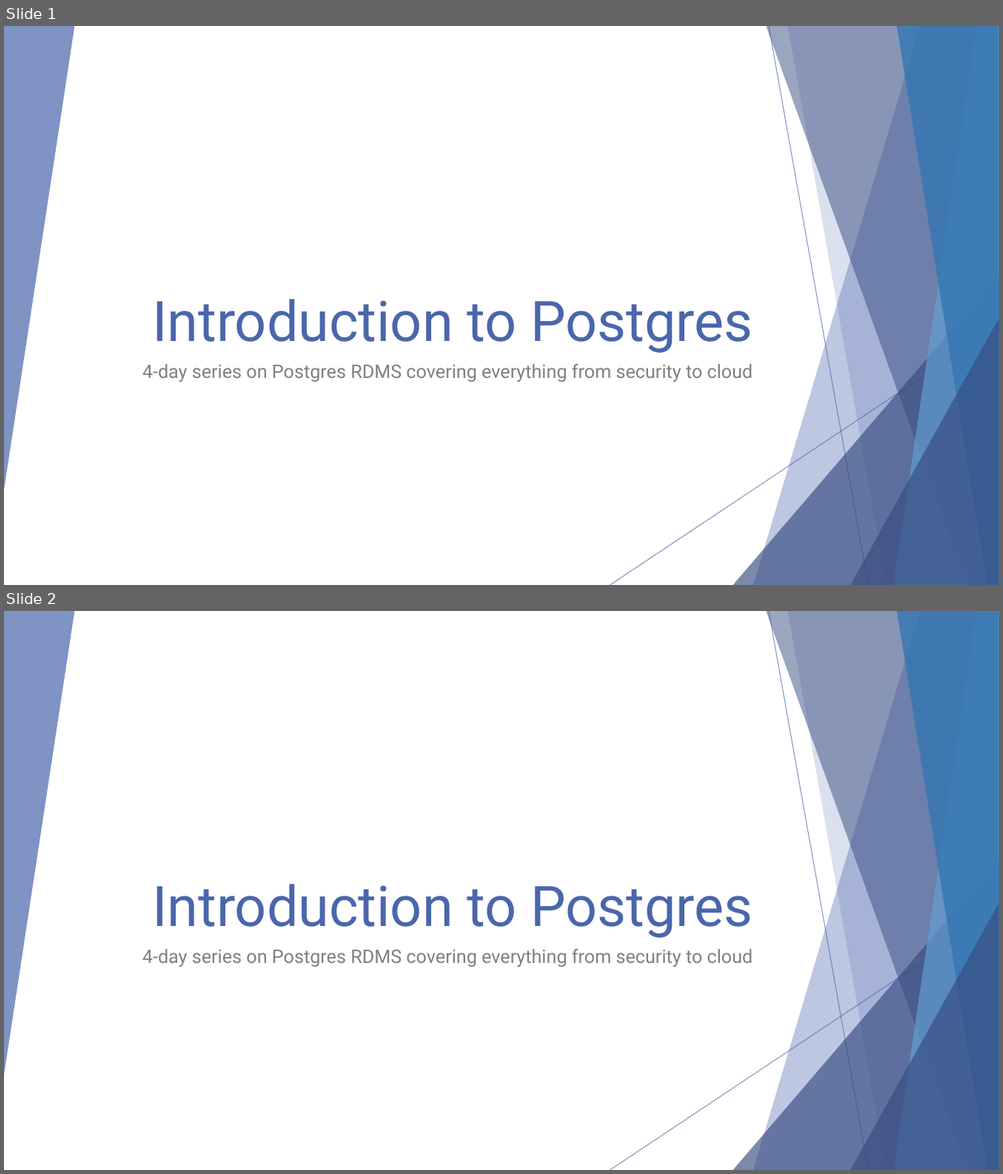
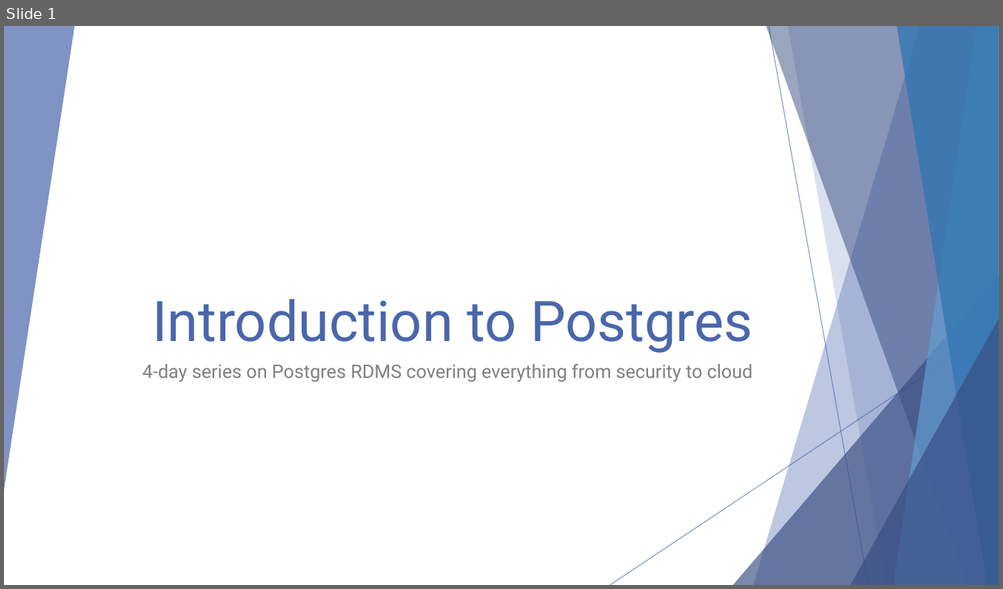
Before and after one commit to michaelrishiforrester/IntrotoPostgres2016, a slide deck: Presentations/Postgresql Presentation Day 1.pptx. Shown one above the other, each under a label of ours: slides 1 and 2 before the commit, slide 1 after it. The pictures are 1003x1174 and 1003x589 pixels, drawn with LibreOffice and Linux fonts; fonts in the diff are those of the drawing. Boxes give left, top, right and bottom in pixels: in the first picture for what was removed or moved away, otherwise in the second. Text is boxed around its words. In the diff, an @@ line names an element or a change of style, - is before the commit and + after.

```diff
--- a/Presentations/Postgresql Presentation Day 1.pptx
+++ b/Presentations/Postgresql Presentation Day 1.pptx
@@ slide 1 removed at box(4, 26, 999, 585), background #FFFFFF; not listed: 10 template elements that a slide beside it also shows @@
@@ title removed at box(152, 299, 753, 353) @@
-Introduction to Postgres
@@ subtitle removed at box(142, 364, 753, 383) @@
-4-day series on Postgres RDMS covering everything from security to cloud
@@ what was slide 2 is now slide 1 @@
```
Also in this commit, not shown: 3 other files.
